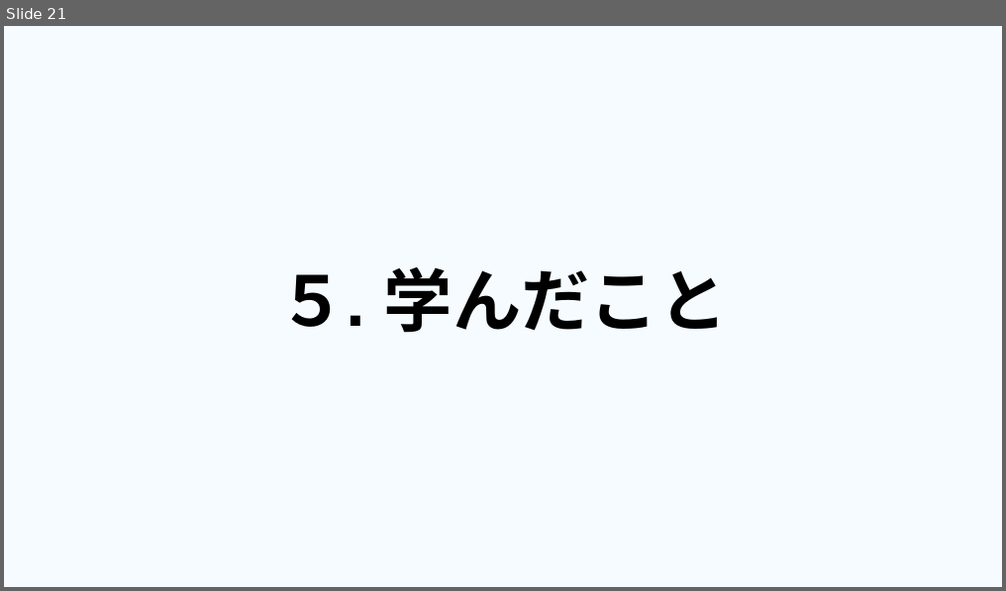
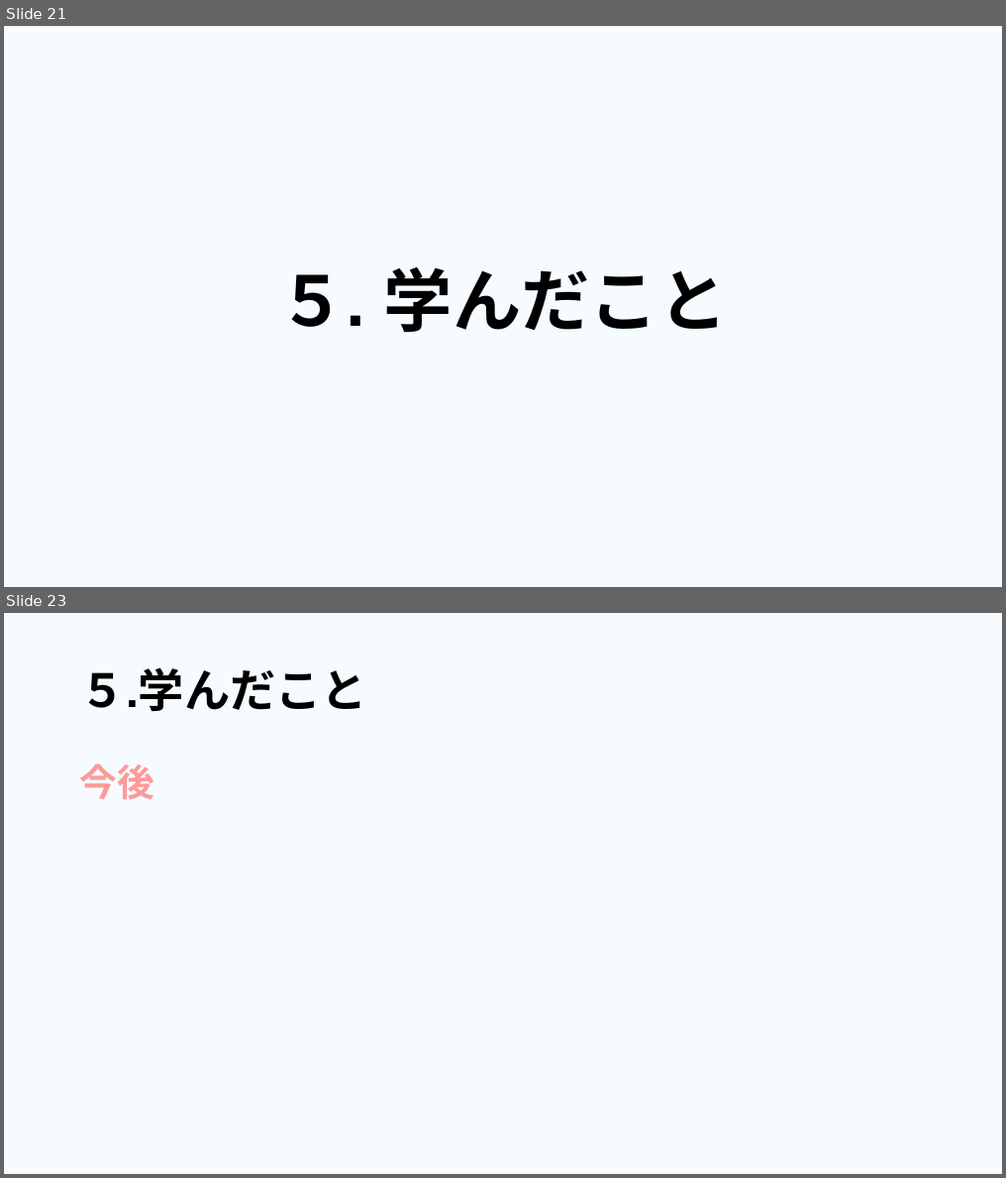
Before and after one commit to dojo2023/E-4, a slide deck: 共有用フォルダー/成果発表.pptx. Shown one above the other, each under a label of ours: slide 21 before the commit, slides 21 and 23 after it; the slides between them are not shown. The pictures are 1006x591 and 1006x1178 pixels, drawn with LibreOffice and Linux fonts; fonts in the diff are those of the drawing. Boxes give left, top, right and bottom in pixels: in the first picture for what was removed or moved away, otherwise in the second. Text is boxed around its words. In the diff, an @@ line names an element or a change of style, - is before the commit and + after.

```diff
--- a/共有用フォルダー/成果発表.pptx
+++ b/共有用フォルダー/成果発表.pptx
@@ slide 23 added at <box>4,613,1002,1174</box>, background #00B0F0 at 4% opacity @@
@@ title added at <box>80,667,367,711</box>, 44 pt, text #000000, bold @@
+５.学んだこと
@@ text added at <box>80,764,155,800</box>, 36 pt, text #FF9999, bold @@
+今後
```
Also in this commit, not shown: 2 slides changed, 1 other slide added, 1 slide removed.
